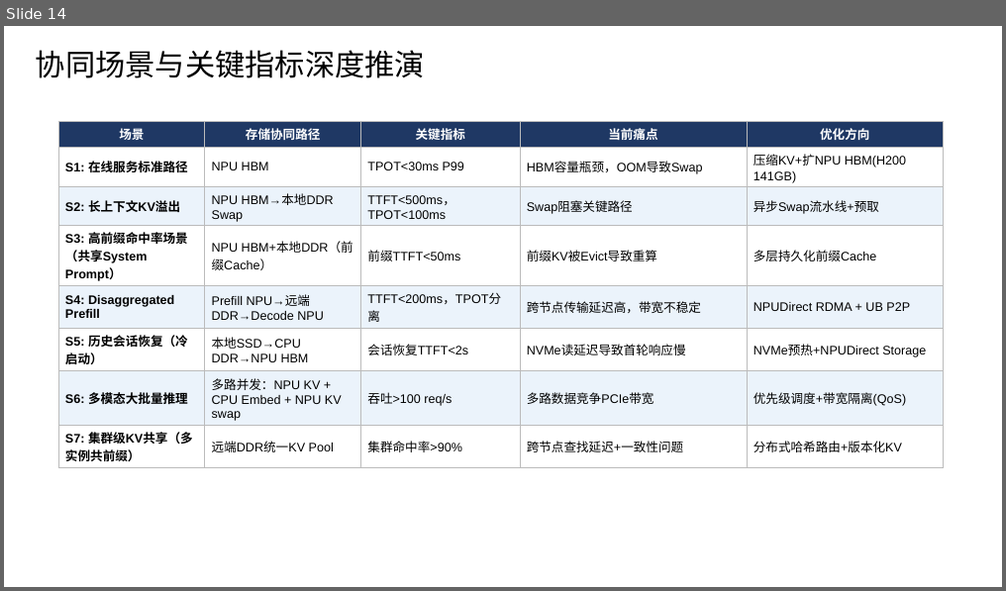
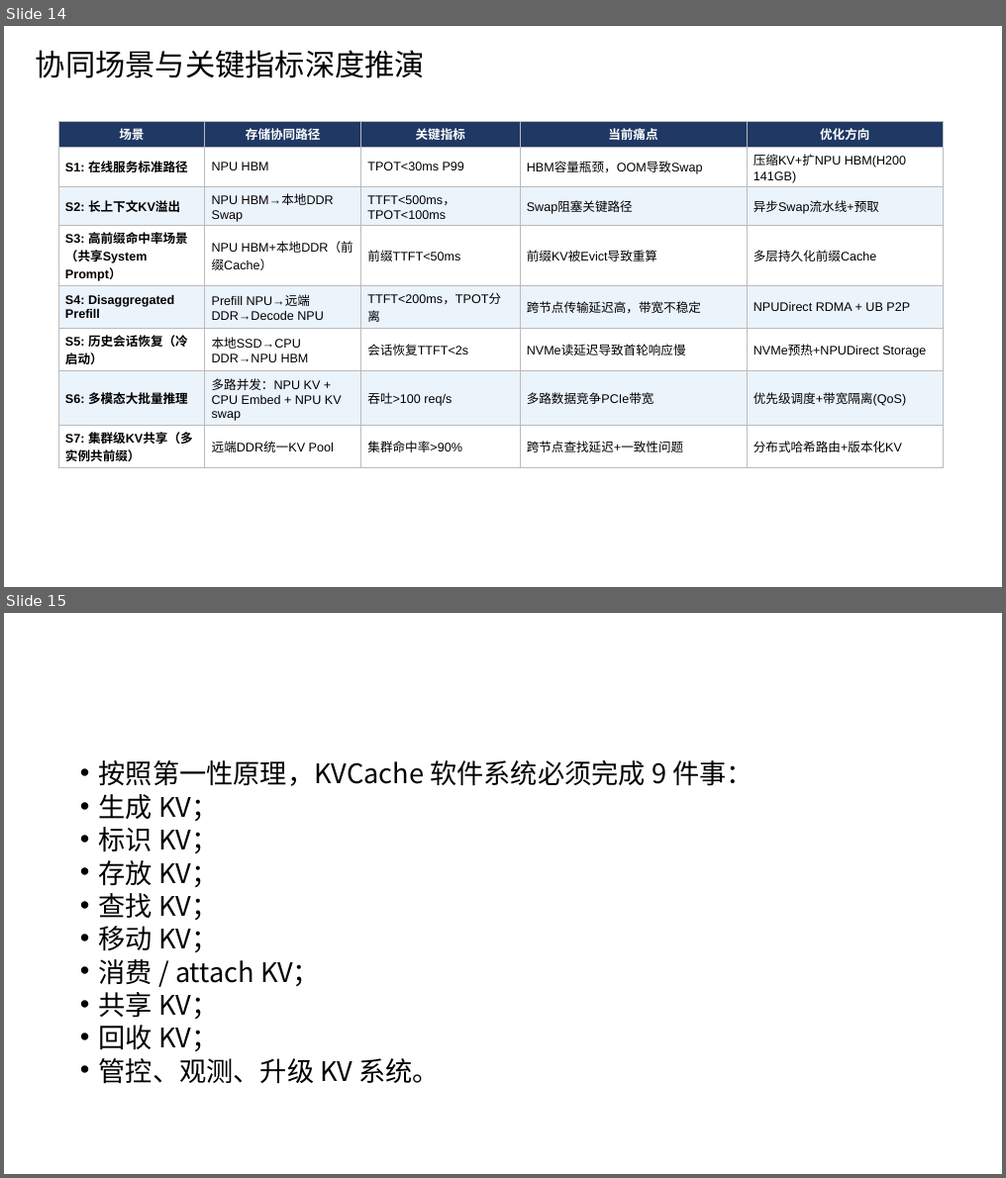
Before and after one commit to stonetree/reports, a slide deck: kvcache/unified_kv_memory/kvcache _srs.pptx. Shown one above the other, each under a label of ours: slide 14 before the commit, slides 14 and 15 after it. The pictures are 1006x591 and 1006x1178 pixels, drawn with LibreOffice and Linux fonts; fonts in the diff are those of the drawing. Boxes give left, top, right and bottom in pixels: in the first picture for what was removed or moved away, otherwise in the second. Text is boxed around its words. In the diff, an @@ line names an element or a change of style, - is before the commit and + after.

```diff
--- a/kvcache/unified_kv_memory/kvcache _srs.pptx
+++ b/kvcache/unified_kv_memory/kvcache _srs.pptx
@@ slide 15 added at (4,613,1002,1174), background #FFFFFF @@
@@ text added at (99,761,753,1084), 25.9 pt, text #000000 @@
+• 按照第一性原理，KVCache 软件系统必须完成 9 件事：
+• 生成 KV；
+• 标识 KV；
+• 存放 KV；
+• 查找 KV；
+• 移动 KV；
+• 消费 / attach KV；
+• 共享 KV；
+• 回收 KV；
+• 管控、观测、升级 KV 系统。
```
Also in this commit, not shown: 1 other slide added, 19 other files.
